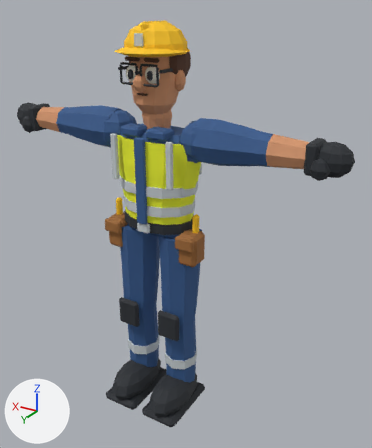
The Blender file ArtSource/Characters/Electrician/SRC_Electrician.blend: old version first, new version second.
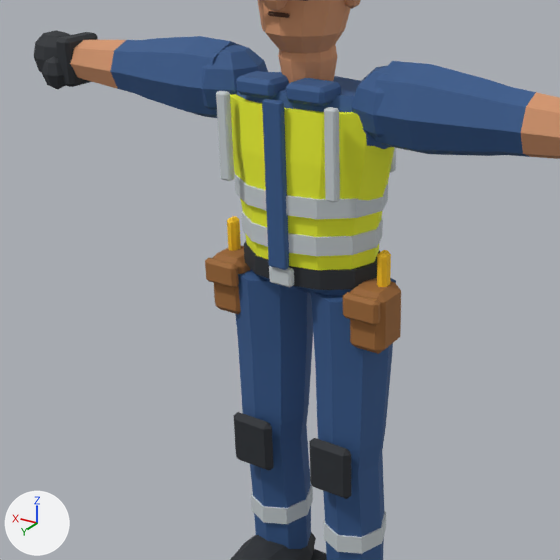
Each version is shown whole from a 50 mm camera at (-1.241, 1.829, 1.903) aimed at (-0.12, -0.039, 0.969), then close up on the part from 0% to 77% of the width and 19% to 83% of the height. Lighting does not change. The marker at lower left points along +X, +Y and +Z. The older version's two pictures come first.

Objects in the first close-up: 'Electrician'.
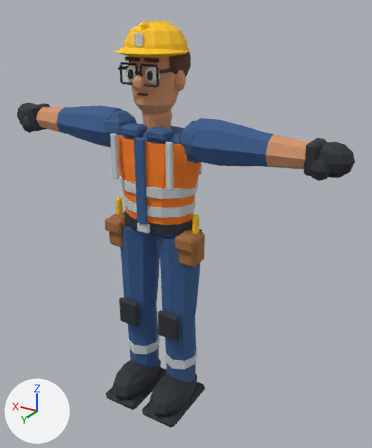
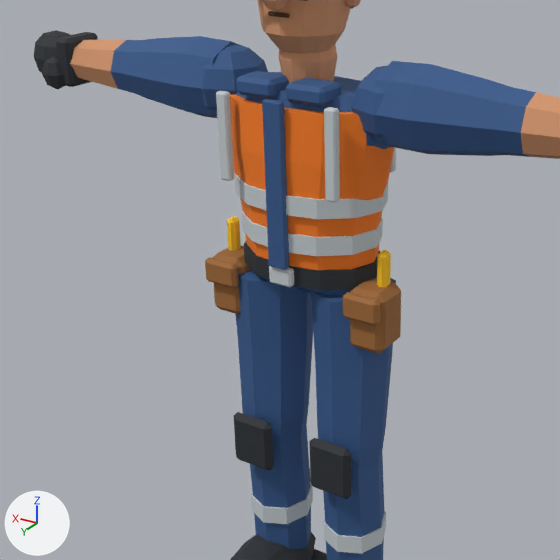
Scene script edits in JSON lines:
```json
{"op": "set", "path": "mat_mat_electrician_yellow.base_color", "old": "(0.85, 0.92, 0.025)", "new": "(0.95, 0.205, 0.012)", "note": "yellow #edf62c -> orange #f97d1d"}
```

Pixel boxes (x1, y1, x2, y2) of what changed, in the close-ups (560 x 560 px):
```json
{"object": "Electrician", "change": "recoloured", "before": [224, 88, 397, 274], "after": [224, 88, 397, 274], "on screen": "yellow to orange"}
```
